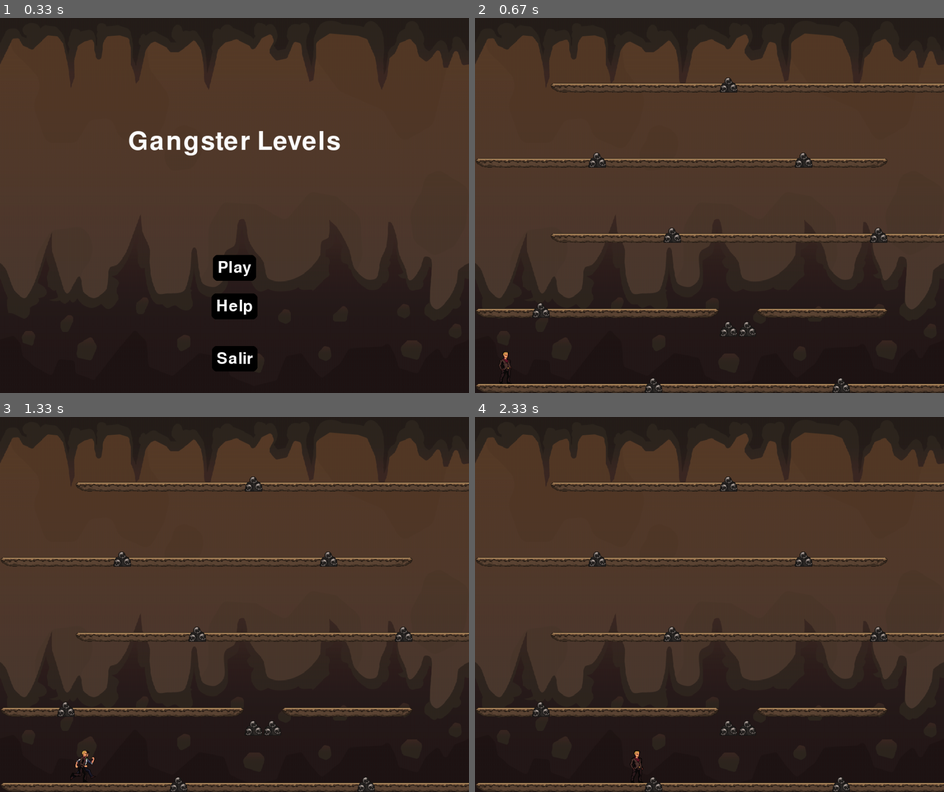
Above: before the commit, frames 1-4 (two rows, left to right).
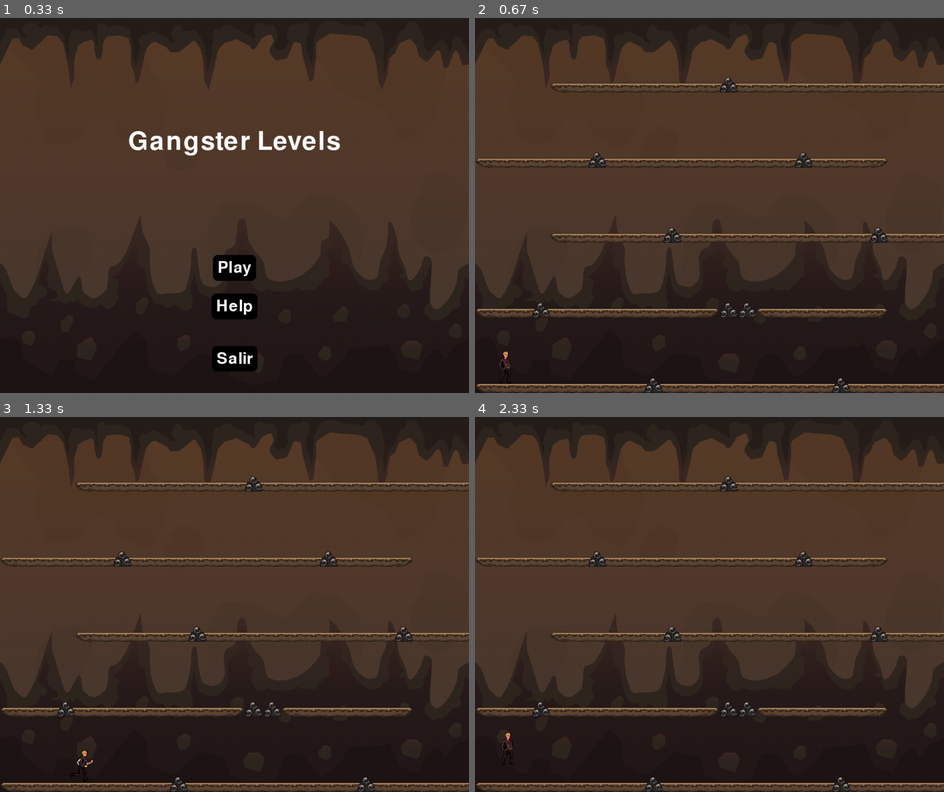
Above: after the commit, the same moments.

Repository: David278705/Juego-Pygame
Game: pygame game, started from main.py
The game is run twice, just before and just after one commit, with the same random seed, the same clock (stepped at 60 frames per second) and the same inputs.
Inputs:
- Up to frame 1 (0.33 s): no input
- Up to frame 2 (0.67 s): click "Play" at 0.38 s
- Up to frame 3 (1.33 s): tap W at 0.67 s; hold Right from 1 s (still down); hold D from 1 s (still down)
- Up to frame 4 (2.33 s): release Right at 1.47 s; release D at 1.47 s; hold Up 1.5-1.8 s; hold W 1.5-1.8 s; hold Right 1.83-2.3 s; hold D 1.83-2.3 s

Frame 1 is identical in both runs. In frame 2, 0.2% of the frame differs, in the area x 5-60%, y 76-98%; in frame 3, 0.2%; in frame 4, 0.3%.

Commit message:
Added doble jump and long press jump

Diff:
--- a/gangster.py
+++ b/gangster.py
@@ -49,9 +49,10 @@
         self.vel_y = 0
         self.gravity = 0.9
         self.current_gravity = self.gravity
-        self.jump_strength = -11
-        self.is_jumping = False
+        self.jump_strength = -12
+        self.is_jumping = True
         self.is_jumping_animation = False
+        self.time_jump = 0
         self.facing_left = False  # Para saber si está mirando a la izquierda
         self.mask = pygame.mask.from_surface(self.run_images_right[0])  # Crear máscara inicial
 
@@ -71,6 +72,17 @@
             self.is_jumping_animation = True
             self.vel_y = self.jump_strength
             self.current_gravity = self.gravity  # Gravedad estándar al saltar
+
+        # Doble salto
+        if keys[jump]:
+            self.time_jump += 1
+        else:
+            self.time_jump = 0
+
+        if self.time_jump > 10 and self.time_jump < 60:
+            self.time_jump += 1
+            self.vel_y = self.jump_strength
+            self.current_gravity = self.gravity
 
     def apply_gravity(self):
         # Seleccionar el conjunto de imágenes correcto según el estado y la dirección
--- a/main.py
+++ b/main.py
@@ -54,8 +54,8 @@
     "    XXXXXXXXXXXXXXXXXXXXXX",
     "                          ",
     "                          ",
-    "   P                      ",
-    "XXXXXXXXXXXXXPPXXXXXXX    ",
+    "   P         PP           ",
+    "XXXXXXXXXXXXX  XXXXXXX    ",
     "                          ",
     "                          ",
     "         P         P      ",
@@ -75,8 +75,8 @@
             (gangster2_run_images, gangster2_jump_images, gangster2_idle_images))
 
 def crear_instancias_personajes(gangster1_images, gangster2_images):
-    gangster1 = Gangster(50, 690, *gangster1_images)
-    gangster2 = Gangster(50, 690, *gangster2_images)
+    gangster1 = Gangster(50, 670, *gangster1_images)
+    gangster2 = Gangster(50, 670, *gangster2_images)
     return gangster1, gangster2
 
 def crear_elementos_nivel(mapa_nivel):
@@ -113,8 +113,6 @@
         return 'center'
 
 def detectar_colision_con_plataformas(gangster, plataformas):
-    gangster.is_jumping = True
-
     if gangster.rect.left < 0:
         gangster.rect.left = 0
         gangster.vel_x = 0
@@ -128,6 +126,7 @@
         gangster.rect.bottom = HEIGHT
         gangster.vel_y = 0
         gangster.is_jumping = False
+        gangster.time_jump = 0
 
     for plataforma in plataformas:
         plat_rect = plataforma['rect']
@@ -139,6 +138,7 @@
         gangster.rect.bottom = plat_rect.top
         gangster.vel_y = 0
         gangster.is_jumping = False
+        gangster.time_jump = 0
         gangster.is_jumping_animation = False
     elif gangster.vel_y < 0 and gangster.rect.top >= plat_rect.bottom - abs(gangster.vel_y):
         gangster.rect.top = plat_rect.bottom
@@ -158,6 +158,7 @@
         if gangster.mask.overlap(spike_mask, offset):
             gangster.rect.x = gangster.start_x
             gangster.rect.y = gangster.start_y
+            gangster.is_jumping = True
             break
 
 def detectar_colision_con_monedas(gangster, monedas):
